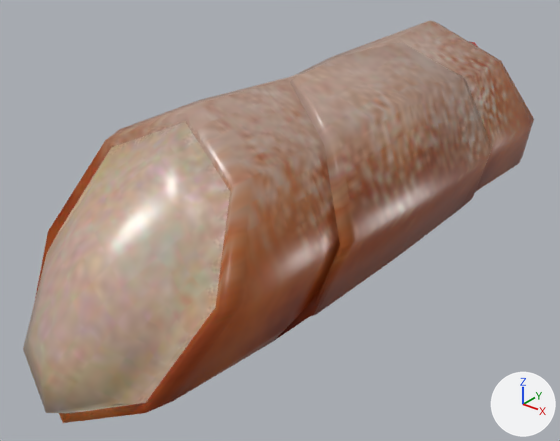
A saved change to the glTF model public/3d-model.glb.
Before and after are seen from a 50 mm camera at (0.358, -0.54, 0.26) aimed at (-0.037, -0.047, -0.045). The lights are fixed; the arrows at lower right show +X, +Y and +Z. Where no turn or scale is listed for an object, it has been applied to the vertices.

In view in the first picture: 'Cannolo1.001'.
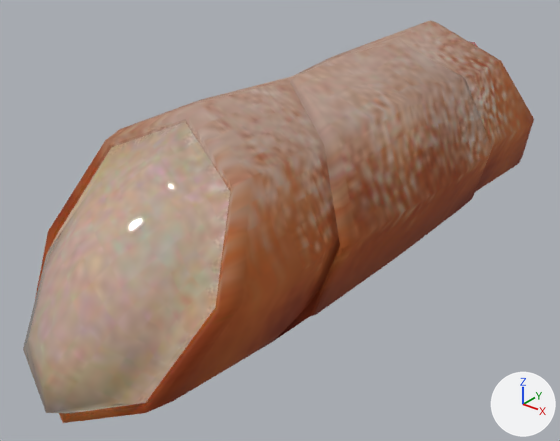
The newer file is also turned or shifted as a whole; pictures and numbers use the older file's frame.

Where the change shows, as pixel boxes [x1, y1, x2, y2] in the pictures (560 x 441 px):
'Cannolo1.001', surface changed
    both: [24, 42, 534, 381]

What changed in the scene script:
```text
Add img_image_1:
    img_image_1 = load_image('Image_1', '_unpacked/Image_1', 512, 512, 'Non-Color')
Change mat_material_003:
    where n0 = _N.new('ShaderNodeBsdfPrincipled'); n0.name = 'Principled BSDF'
    remove n0.inputs[2].default_value = 0.303  # 'Roughness'
    add n3 = _N.new('ShaderNodeMath'); n3.name = 'Math'
    add n3.operation = 'MULTIPLY'
    add n3.inputs[1].default_value = 0.0  # 'Value'
    add n4 = _N.new('ShaderNodeSeparateColor'); n4.name = 'Separate Color'
    add n5 = _N.new('ShaderNodeTexImage'); n5.name = 'Image Texture.001'
    add n5.image = img_image_1
    add _L.new(n3.outputs[0], n0.inputs[1])  # 'Value' to 'Metallic'
    add _L.new(n4.outputs[2], n3.inputs[0])  # 'Blue' to 'Value'
    add _L.new(n4.outputs[1], n0.inputs[2])  # 'Green' to 'Roughness'
    add _L.new(n5.outputs[0], n4.inputs[0])  # 'Color' to 'Color'
```
